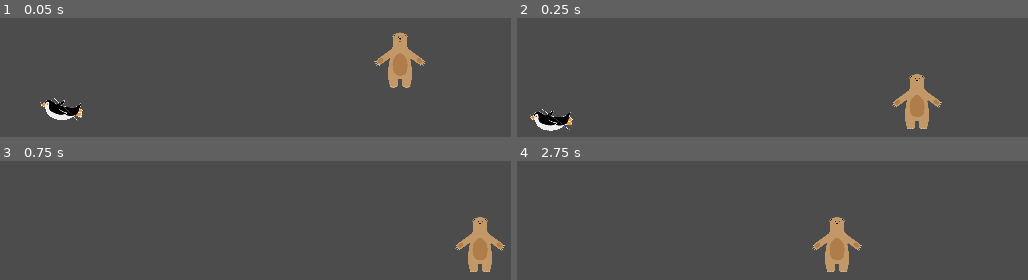
Above: before the commit, frames 1-4 (two rows, left to right).
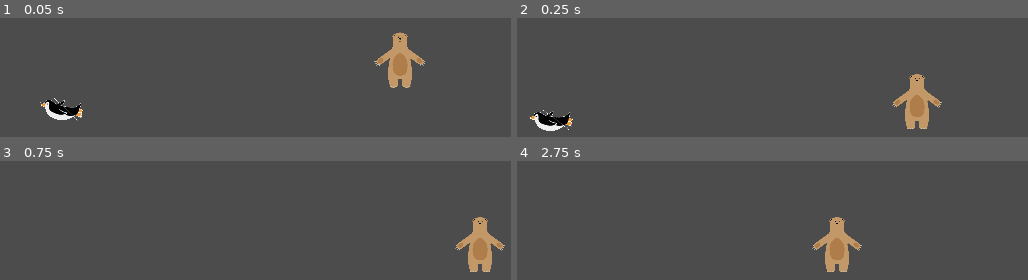
Above: after the commit, the same moments.

Repository: lendroit/ice-bear
Game: Godot game, scene res://World.tscn
The game is run twice, just before and just after one commit, with the same random seed, the same clock (stepped at 60 frames per second) and the same inputs.
Inputs:
- Up to frame 1 (0.05 s): no input
- Up to frame 2 (0.25 s): no input
- Up to frame 3 (0.75 s): hold Right (walk_right) from 0.53 s (still down)
- Up to frame 4 (2.75 s): tap Space (jump) at 0.77, 1.52 s; release Right (walk_right) at 2.03 s; hold Left (walk_left) from 2.03 s (still down)

Frame 1 is identical in both runs. In frame 2, 0.2% of the frame differs, in the area x 2-11%, y 76-95%; in frame 3, less than 0.1%; in frame 4, less than 0.1%.

Commit message:
add crawl hitbox shape change

Diff:
--- a/Player.gd
+++ b/Player.gd
@@ -1,4 +1,7 @@
 extends KinematicBody2D
+
+onready var stand_hit_box = $StandHitBox
+onready var crawl_hit_box = $CrawlHitBox
 
 export (int) var walk_speed = 1200
 export (float, 0, 1.0) var walk_acceleration = 0.25
@@ -31,8 +34,12 @@
 		dir -= 1
 	if Input.is_action_just_pressed("down"):
 		is_crawling = true
+		self.stand_hit_box.disabled = true
+		self.crawl_hit_box.disabled = false
 		velocity.x = 0
 	elif Input.is_action_just_released("down"):
+		self.stand_hit_box.disabled = false
+		self.crawl_hit_box.disabled = true
 		is_crawling = false
 
 	if (is_crawling):
--- a/Player.tscn
+++ b/Player.tscn
@@ -22,7 +22,11 @@
 scale = Vector2( 0.164762, 0.164762 )
 texture = ExtResource( 1 )
 
-[node name="CollisionShape2D" type="CollisionShape2D" parent="."]
-position = Vector2( -0.667405, -0.333792 )
-rotation = -6.28319
+[node name="StandHitBox" type="CollisionShape2D" parent="."]
 shape = SubResource( 1 )
+
+[node name="CrawlHitBox" type="CollisionShape2D" parent="."]
+position = Vector2( 0, 10 )
+rotation = 1.5708
+shape = SubResource( 1 )
+disabled = true
